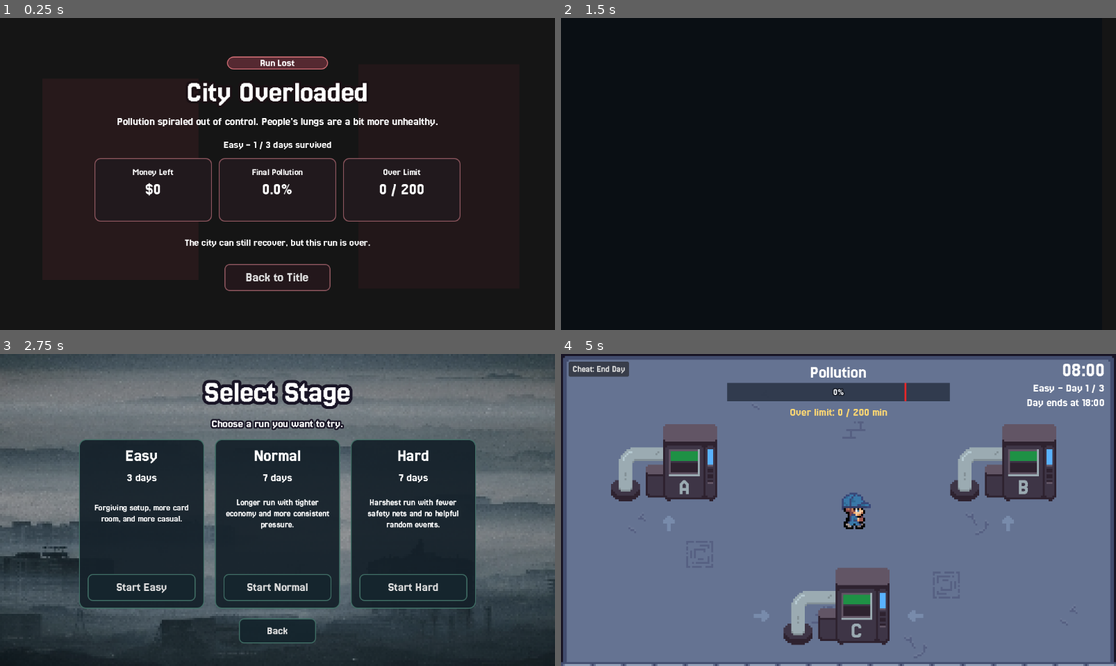
Above: before the commit, frames 1-4 (two rows, left to right).
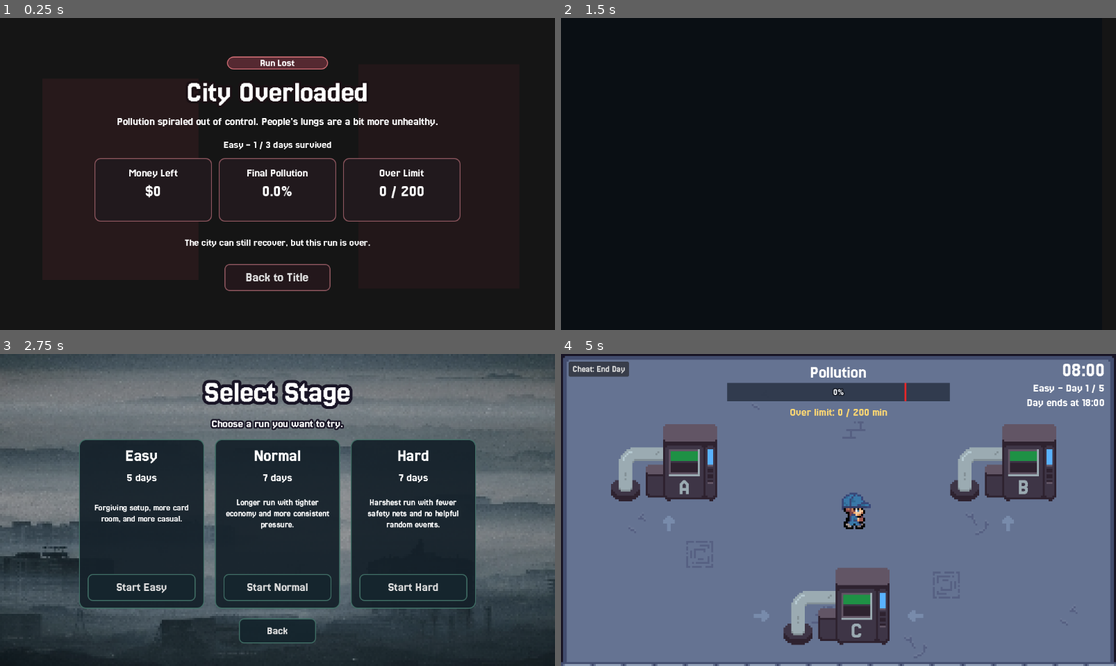
Above: after the commit, the same moments.

Repository: ebiyo/GameDev-Pollutechnician
Game: Godot game, scene res://scenes/ui/menus/game_over.tscn
The game is run twice, just before and just after one commit, with the same random seed, the same clock (stepped at 60 frames per second) and the same inputs. This scene is started directly instead of the project's main scene.
Inputs (mouse positions are in pixels of both pictures, inside the frame that each line leads up to):
- Up to frame 1 (0.25 s): no input
- Up to frame 2 (1.5 s): tap Enter at 0.5 s; move the mouse to (960, 158) at 0.52 s; hold Right (ui_right) 0.53-1.25 s; tap E at 0.6 s; tap Space at 0.77 s; click "Back to Title" at 1.25 s
- Up to frame 3 (2.75 s): click "Play" at 2 s
- Up to frame 4 (5 s): click "Start Easy" at 2.75 s; move the mouse to (727, 525) at 3.52 s; hold Down (ui_down) 3.53-4.28 s; tap R at 3.6 s; tap Space at 3.77 s; move the mouse to (894, 441) at 4.27 s; hold Right (ui_right) from 4.28 s (still down); hold Q from 4.28 s (still down)

The runs differ from the first frame. In frame 1, 0.8% of the frame differs, in the area x 23-77%, y 48-58%; in frame 2, nothing differs; in frame 3, less than 0.1%; in frame 4, less than 0.1%.

Commit message:
fix card UI

Diff:
--- a/autoload/game_manager.gd
+++ b/autoload/game_manager.gd
@@ -29,7 +29,7 @@
 	},
 	SUPER_REPAIR_KIT_CARD_TYPE: {
 		"name": "Super Repair Kit Card",
-		"description": "Repairs all machines to full durability and overclock."
+		"description": "Repairs all machines to full durability and full overclock."
 	},
 	FREEZE_CARD_TYPE: {
 		"name": "Freeze Card",
@@ -41,7 +41,7 @@
 	Difficulty.EASY: {
 		"name": "Easy",
 		"max_cards": 5,
-		"total_days": 3,
+		"total_days": 5,
 		"day_duration": 90.0,
 		"base_reward": 50,
 		"low_pollution_bonus": 30,
--- a/scenes/ui/components/card_item.gd
+++ b/scenes/ui/components/card_item.gd
@@ -10,6 +10,7 @@
 var card_type: String = ""
 var card_name: String = "Card"
 var _description: String = ""
+var _count: int = 1
 var _is_hovering_card: bool = false
 
 
@@ -22,10 +23,11 @@
 	_update_ui()
 
 
-func setup(new_card_type: String, new_card_name: String, description: String) -> void:
+func setup(new_card_type: String, new_card_name: String, description: String, count: int = 1) -> void:
 	card_type = new_card_type
 	card_name = new_card_name
 	_description = description
+	_count = maxi(count, 1)
 	_update_ui()
 
 
@@ -33,7 +35,8 @@
 	if !is_node_ready():
 		return
 
-	name_label.text = card_name
+	name_label.text = "%s x%d" % [card_name, _count]
+	use_button.text = "Use"
 
 
 func _on_use_button_pressed() -> void:
--- a/scenes/ui/components/card_item.tscn
+++ b/scenes/ui/components/card_item.tscn
@@ -52,7 +52,7 @@
 corner_radius_bottom_left = 10
 
 [node name="CardItem" type="PanelContainer" unique_id=1456972608]
-custom_minimum_size = Vector2(128, 148)
+custom_minimum_size = Vector2(124, 124)
 theme = ExtResource("2_theme")
 theme_override_styles/panel = SubResource("StyleBoxFlat_card_item")
 script = ExtResource("1")
@@ -60,20 +60,20 @@
 [node name="MarginContainer" type="MarginContainer" parent="." unique_id=391148814]
 layout_mode = 2
 mouse_filter = 2
-theme_override_constants/margin_left = 10
-theme_override_constants/margin_top = 10
-theme_override_constants/margin_right = 10
-theme_override_constants/margin_bottom = 10
+theme_override_constants/margin_left = 8
+theme_override_constants/margin_top = 8
+theme_override_constants/margin_right = 8
+theme_override_constants/margin_bottom = 8
 
 [node name="VBoxContainer" type="VBoxContainer" parent="MarginContainer" unique_id=1957176270]
 layout_mode = 2
 mouse_filter = 2
-theme_override_constants/separation = 8
+theme_override_constants/separation = 6
 
 [node name="NameLabel" type="Label" parent="MarginContainer/VBoxContainer" unique_id=710063002]
-custom_minimum_size = Vector2(0, 58)
+custom_minimum_size = Vector2(0, 52)
 layout_mode = 2
-theme_override_font_sizes/font_size = 20
+theme_override_font_sizes/font_size = 18
 text = "Card"
 horizontal_alignment = 1
 vertical_alignment = 1
@@ -85,9 +85,9 @@
 mouse_filter = 2
 
 [node name="UseButton" type="Button" parent="MarginContainer/VBoxContainer" unique_id=1203939693]
-custom_minimum_size = Vector2(0, 34)
+custom_minimum_size = Vector2(0, 30)
 layout_mode = 2
-theme_override_font_sizes/font_size = 18
+theme_override_font_sizes/font_size = 17
 theme_override_styles/normal = SubResource("StyleBoxFlat_card_button_normal")
 theme_override_styles/pressed = SubResource("StyleBoxFlat_card_button_pressed")
 theme_override_styles/hover = SubResource("StyleBoxFlat_card_button_hover")
--- a/scenes/ui/menus/game_over.tscn
+++ b/scenes/ui/menus/game_over.tscn
@@ -155,7 +155,7 @@
 
 [node name="CaptionLabel" type="Label" parent="CenterContainer/VBoxContainer/StatsRow/MoneyCard/MarginContainer/VBoxContainer" unique_id=901732036]
 layout_mode = 2
-theme_override_font_sizes/font_size = 20
+theme_override_font_sizes/font_size = 24
 text = "Money Left"
 horizontal_alignment = 1
 
@@ -184,7 +184,7 @@
 
 [node name="CaptionLabel" type="Label" parent="CenterContainer/VBoxContainer/StatsRow/PollutionCard/MarginContainer/VBoxContainer" unique_id=804465166]
 layout_mode = 2
-theme_override_font_sizes/font_size = 20
+theme_override_font_sizes/font_size = 24
 text = "Final Pollution"
 horizontal_alignment = 1
 
@@ -213,7 +213,7 @@
 
 [node name="CaptionLabel" type="Label" parent="CenterContainer/VBoxContainer/StatsRow/LimitCard/MarginContainer/VBoxContainer" unique_id=1552877692]
 layout_mode = 2
-theme_override_font_sizes/font_size = 20
+theme_override_font_sizes/font_size = 24
 text = "Over Limit"
 horizontal_alignment = 1
 
--- a/scenes/ui/menus/stage_select.tscn
+++ b/scenes/ui/menus/stage_select.tscn
@@ -139,7 +139,7 @@
 [node name="DaysLabel" type="Label" parent="Center/Content/CardsRow/EasyCard/VBoxContainer" unique_id=1375431388]
 layout_mode = 2
 theme_override_font_sizes/font_size = 24
-text = "3 days"
+text = "5 days"
 horizontal_alignment = 1
 
 [node name="SummaryLabel" type="Label" parent="Center/Content/CardsRow/EasyCard/VBoxContainer" unique_id=2011235764]
--- a/scenes/ui/menus/win.tscn
+++ b/scenes/ui/menus/win.tscn
@@ -135,7 +135,7 @@
 custom_minimum_size = Vector2(0, 34)
 layout_mode = 2
 theme_override_font_sizes/font_size = 24
-text = "All days survived. People's lungs are a bit healthier."
+text = "All days survived. People's lungs are a bit healthier than usual."
 horizontal_alignment = 1
 
 [node name="RunSummaryLabel" type="Label" parent="CenterContainer/PanelContainer/MarginContainer/VBoxContainer" unique_id=1460079576]
@@ -168,7 +168,7 @@
 
 [node name="CaptionLabel" type="Label" parent="CenterContainer/PanelContainer/MarginContainer/VBoxContainer/StatsRow/MoneyCard/MarginContainer/VBoxContainer" unique_id=649935973]
 layout_mode = 2
-theme_override_font_sizes/font_size = 20
+theme_override_font_sizes/font_size = 24
 text = "Money Left"
 horizontal_alignment = 1
 
@@ -197,12 +197,14 @@
 
 [node name="CaptionLabel" type="Label" parent="CenterContainer/PanelContainer/MarginContainer/VBoxContainer/StatsRow/BonusCard/MarginContainer/VBoxContainer" unique_id=1242965558]
 layout_mode = 2
-theme_override_font_sizes/font_size = 20
+theme_override_colors/font_color = Color(0.2, 0.9490196, 0.4509804, 1)
+theme_override_font_sizes/font_size = 24
 text = "Bonus Earned"
 horizontal_alignment = 1
 
 [node name="ValueLabel" type="Label" parent="CenterContainer/PanelContainer/MarginContainer/VBoxContainer/StatsRow/BonusCard/MarginContainer/VBoxContainer" unique_id=985329427]
 layout_mode = 2
+theme_override_colors/font_color = Color(0.2, 0.9490196, 0.4509804, 1)
 theme_override_font_sizes/font_size = 34
 text = "$0"
 horizontal_alignment = 1
@@ -226,7 +228,7 @@
 
 [node name="CaptionLabel" type="Label" parent="CenterContainer/PanelContainer/MarginContainer/VBoxContainer/StatsRow/PollutionCard/MarginContainer/VBoxContainer" unique_id=55415272]
 layout_mode = 2
-theme_override_font_sizes/font_size = 20
+theme_override_font_sizes/font_size = 24
 text = "Avg Pollution"
 horizontal_alignment = 1
 
--- a/scenes/ui/overlays/day_end.tscn
+++ b/scenes/ui/overlays/day_end.tscn
@@ -99,6 +99,8 @@
 
 [node name="SummaryLabel" type="Label" parent="CenterContainer/PanelContainer/MarginContainer/VBoxContainer" unique_id=1198754218]
 layout_mode = 2
+theme_override_colors/font_outline_color = Color(0.09411765, 0.078431375, 0.14509805, 1)
+theme_override_constants/outline_size = 12
 theme_override_font_sizes/font_size = 24
 text = "Base pay: $0"
 horizontal_alignment = 1
@@ -175,6 +177,9 @@
 [node name="BonusHintLabel" type="Label" parent="CenterContainer/PanelContainer/MarginContainer/VBoxContainer" unique_id=1787239506]
 custom_minimum_size = Vector2(0, 42)
 layout_mode = 2
+theme_override_colors/font_outline_color = Color(0.09411765, 0.078431375, 0.14509805, 1)
+theme_override_constants/outline_size = 12
+theme_override_font_sizes/font_size = 20
 text = "Finish below 40% pollution to earn a bonus."
 horizontal_alignment = 1
 vertical_alignment = 1
--- a/scenes/ui/overlays/day_start.tscn
+++ b/scenes/ui/overlays/day_start.tscn
@@ -99,7 +99,9 @@
 
 [node name="MoneyLabel" type="Label" parent="CenterContainer/PanelContainer/MarginContainer/VBoxContainer" unique_id=1419402709]
 layout_mode = 2
-theme_override_font_sizes/font_size = 20
+theme_override_colors/font_outline_color = Color(0.09411765, 0.078431375, 0.14509805, 1)
+theme_override_constants/outline_size = 12
+theme_override_font_sizes/font_size = 24
 text = "Money: $0"
 horizontal_alignment = 1
 
--- a/scenes/ui/overlays/hud.gd
+++ b/scenes/ui/overlays/hud.gd
@@ -15,7 +15,7 @@
 @onready var event_log_entries: VBoxContainer = $EventLogPanel/EventLogEntries
 @onready var card_tooltip_label: Label = $CardTooltipLabel
 @onready var cards_root: Control = $CardsRoot
-@onready var cards_container: HBoxContainer = $CardsRoot/CardsContainer
+@onready var cards_container: VBoxContainer = $CardsRoot/CardsContainer
 @onready var cheat_speed_button: Button = $CheatSpeedButton
 
 var _displayed_card_signature: String = ""
@@ -163,22 +163,62 @@
 	for child in cards_container.get_children():
 		child.queue_free()
 
+	var owned_cards: Array[Dictionary] = []
 	for card_type in GameManager.get_card_types():
-		for i in range(GameManager.get_card_count(card_type)):
-			cards_container.add_child(_create_card_item(
-				card_type,
-				GameManager.get_card_name(card_type),
-				GameManager.get_card_description(card_type)
-			))
-
-
-func _create_card_item(card_type: String, card_name: String, description: String) -> PanelContainer:
+		var count := GameManager.get_card_count(card_type)
+		if count <= 0:
+			continue
+
+		owned_cards.append({
+			"type": card_type,
+			"name": GameManager.get_card_name(card_type),
+			"description": GameManager.get_card_description(card_type),
+			"count": count
+		})
+
+	var spacer := Control.new()
+	spacer.size_flags_vertical = Control.SIZE_EXPAND_FILL
+	spacer.mouse_filter = Control.MOUSE_FILTER_IGNORE
+	cards_container.add_child(spacer)
+
+	var rows: Array[HBoxContainer] = []
+	var row: HBoxContainer = _create_card_row()
+	for index in range(owned_cards.size()):
+		if index > 0 and index % 2 == 0:
+			rows.append(row)
+			row = _create_card_row()
+
+		var card_data: Dictionary = owned_cards[index]
+		row.add_child(_create_card_item(
+			String(card_data.get("type", "")),
+			String(card_data.get("name", "Card")),
+			String(card_data.get("description", "")),
+			int(card_data.get("count", 1))
+		))
+
+	if row.get_child_count() > 0:
+		rows.append(row)
+
+	for row_index in range(rows.size() - 1, -1, -1):
+		cards_container.add_child(rows[row_index])
+
+
+func _create_card_item(card_type: String, card_name: String, description: String, count: int) -> PanelContainer:
 	var card := CARD_ITEM_SCENE.instantiate() as CardItem
 	card.size_flags_vertical = Control.SIZE_SHRINK_END
-	card.setup(card_type, card_name, description)
+	card.setup(card_type, card_name, description, count)
 	card.use_pressed.connect(_on_card_use_pressed)
 	card.hover_changed.connect(_on_card_hover_changed)
 	return card
+
+
+func _create_card_row() -> HBoxContainer:
+	var row := HBoxContainer.new()
+	row.size_flags_horizontal = Control.SIZE_EXPAND_FILL
+	row.alignment = BoxContainer.ALIGNMENT_END
+	row.add_theme_constant_override("separation", 8)
+	row.mouse_filter = Control.MOUSE_FILTER_IGNORE
+	return row
 
 
 func _on_card_use_pressed(card_type: String) -> void:
--- a/scenes/ui/overlays/hud.tscn
+++ b/scenes/ui/overlays/hud.tscn
@@ -70,25 +70,25 @@
 theme_override_constants/separation = 4
 
 [node name="CardTooltipLabel" type="Label" parent="." unique_id=273761750]
-visible = false
 anchors_preset = 3
 anchor_left = 1.0
 anchor_top = 1.0
 anchor_right = 1.0
 anchor_bottom = 1.0
-offset_left = -377.0
-offset_top = -216.0
-offset_right = -25.0
-offset_bottom = -184.0
+offset_left = -832.0
+offset_top = -68.0
+offset_right = -300.0
+offset_bottom = 12.0
 grow_horizontal = 0
 grow_vertical = 0
 theme = ExtResource("2_theme")
+theme_override_font_sizes/font_size = 20
 text = "Card effect"
 horizontal_alignment = 2
+vertical_alignment = 1
 autowrap_mode = 3
 
 [node name="CardsRoot" type="Control" parent="." unique_id=973233142]
-visible = false
 layout_mode = 3
 anchors_preset = 3
 anchor_left = 1.0
@@ -96,20 +96,19 @@
 anchor_right = 1.0
 anchor_bottom = 1.0
 offset_left = -377.0
-offset_top = -190.0
+offset_top = -264.0
 offset_right = -25.0
 offset_bottom = -12.0
 grow_horizontal = 0
 grow_vertical = 0
 
-[node name="CardsContainer" type="HBoxContainer" parent="CardsRoot" unique_id=7412560]
+[node name="CardsContainer" type="VBoxContainer" parent="CardsRoot" unique_id=7412560]
 layout_mode = 0
 anchor_right = 1.0
 anchor_bottom = 1.0
 grow_horizontal = 2
 grow_vertical = 2
 theme_override_constants/separation = 8
-alignment = 2
 
 [node name="TimeLabel" type="Label" parent="." unique_id=2037864965]
 anchors_preset = 1
